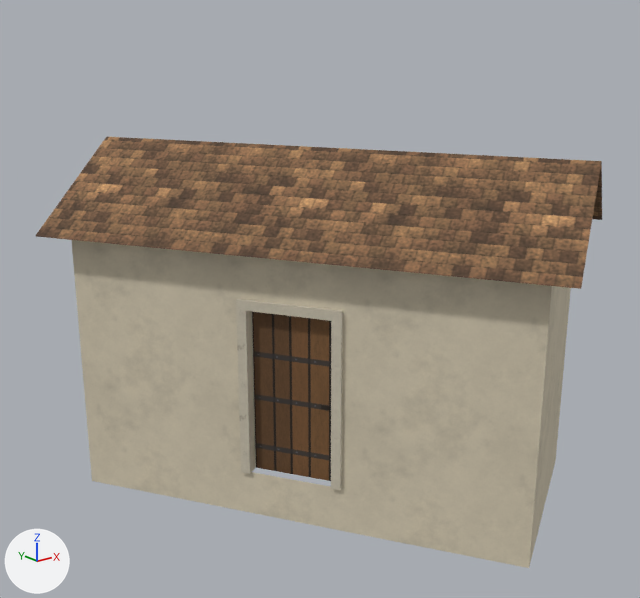
The glTF model world/bridgehollow__dyers_walk_local/export/models/buildings/bld_house_052.glb: old version first, new version second.
Rendered twice from a 50 mm lens placed at (-7.02, -8.57, 5.95), pointed at (-0.18, -0.02, 2.53). Every picture has the same lights, and +X, +Y and +Z are marked at lower left. The older version comes first. Vertices at exactly the same position are counted once.

The scene before the commit, as lines of its bpy script (objects in view):
```python
me_bld_house_052 = bpy.data.meshes.new('bld_house_052')
me_bld_house_052.from_pydata(...)  # 186 vertices, 242 faces; spans x -2.7..2.7, y -3.22..3.22, z 0.0..3.63
# faces by material slot: [4, 80, 158]
me_bld_house_052.materials.append(mat_mat_glass)  # pale blue #d5e7ee
me_bld_house_052.materials.append(mat_mat_plaster)
me_bld_house_052.materials.append(mat_mat_trim)
me_bld_house_052_door1 = bpy.data.meshes.new('bld_house_052_door1')
me_bld_house_052_door1.from_pydata(...)  # 16 vertices, 14 faces; spans x -0.02..0.55, y -0.89..0.01, z 0.0..2.09
me_bld_house_052_door1.materials.append(mat_mat_door_wood)
me_bld_house_052_roof = bpy.data.meshes.new('bld_house_052_roof')
me_bld_house_052_roof.from_pydata(...)  # 80 vertices, 84 faces; spans x -3.12..3.12, y -3.64..3.64, z 3.26..4.46
# faces by material slot: [8, 70, 2, 4]
me_bld_house_052_roof.materials.append(mat_mat_ceiling)  # pale yellow #e0d7c5
me_bld_house_052_roof.materials.append(mat_mat_joist)  # beige #a18a70
me_bld_house_052_roof.materials.append(mat_mat_plaster)
me_bld_house_052_roof.materials.append(mat_mat_shingle)
ob_bld_house_052 = bpy.data.objects.new('bld_house_052', me_bld_house_052)
ob_bld_house_052.location = (0.0, 0.0, 0.0)
ob_bld_house_052_door1 = bpy.data.objects.new('bld_house_052_door1', me_bld_house_052_door1)
ob_bld_house_052_door1.location = (-1.36, -0.22, 0.6)
ob_bld_house_052_roof = bpy.data.objects.new('bld_house_052_roof', me_bld_house_052_roof)
ob_bld_house_052_roof.location = (0.0, 0.0, 0.0)
```
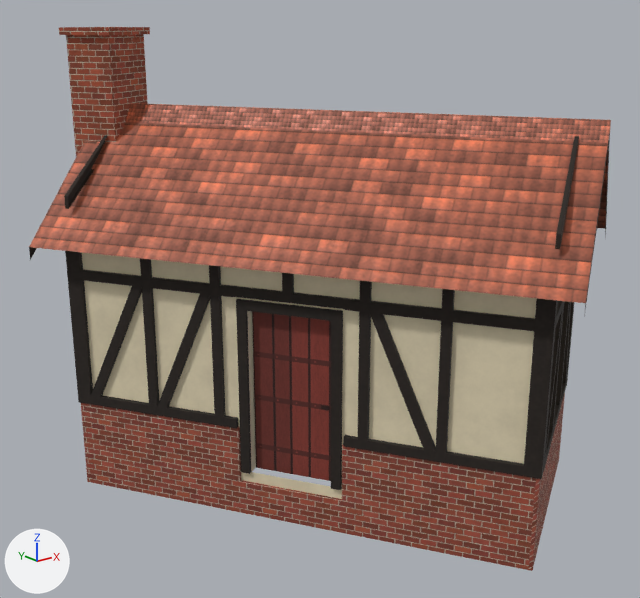
Boxes [x1, y1, x2, y2] around the edits, measured in the pictures (640 x 598 px):
'bld_house_052', reshaped
    before: [71, 240, 571, 568]
    after: [65, 251, 574, 571]
'bld_house_052_roof', reshaped
    before: [36, 137, 602, 289]
    after: [29, 27, 611, 317]
part 1 of me_bld_house_052, added
    after: [65, 251, 574, 571]
part 2 of me_bld_house_052, recoloured
    before: [71, 240, 571, 568]
    after: [82, 253, 537, 499]
part 3 of me_bld_house_052, recoloured
    both: [236, 299, 343, 490]

The change, as a diff of the scene's bpy script:
```diff
--- a/world/bridgehollow__dyers_walk_local/export/models/buildings/bld_house_052.glb.py
+++ b/world/bridgehollow__dyers_walk_local/export/models/buildings/bld_house_052.glb.py
@@ mat_mat_s_plaster_e6d9b8 @@
+mat_mat_s_plaster_e6d9b8 = bpy.data.materials.new('mat_s_plaster_e6d9b8')
+# uses the picture img_mat_s_plaster_e6d9b8
+# uses the picture img_mat_s_plaster_e6d9b8_n
@@ mat_mat_s_beam_231b15 @@
+mat_mat_s_beam_231b15 = bpy.data.materials.new('mat_s_beam_231b15')
+# uses the picture img_mat_s_beam_231b15
+# uses the picture img_mat_s_beam_231b15_n
@@ mat_mat_s_brick_92462f @@
+mat_mat_s_brick_92462f = bpy.data.materials.new('mat_s_brick_92462f')
+# uses the picture img_mat_s_brick_92462f
+# uses the picture img_mat_s_brick_92462f_n
@@ mat_mat_s_tint_red_tile_9c5238 @@
+mat_mat_s_tint_red_tile_9c5238 = bpy.data.materials.new('mat_s_tint_red_tile_9c5238')
+# uses the picture img_mat_s_tint_red_tile_9c5238
+# uses the picture img_mat_s_tint_red_tile_9c5238_mr
+# uses the picture img_mat_s_tint_red_tile_9c5238_n
@@ mat_mat_s_brick_8d4332 @@
+mat_mat_s_brick_8d4332 = bpy.data.materials.new('mat_s_brick_8d4332')
+# uses the picture img_mat_s_brick_8d4332
+# uses the picture img_mat_s_brick_8d4332_n
@@ me_bld_house_052 @@
-me_bld_house_052.from_pydata(...)  # 186 vertices, 242 faces; spans x -2.7..2.7, y -3.22..3.22, z 0.0..3.63
+me_bld_house_052.from_pydata(...)  # 734 vertices, 884 faces; spans x -2.78..2.78, y -3.3..3.3, z 0.0..3.63
+# me_bld_house_052 part 1: 516 vertices added at x -2.78..2.78, y -3.3..3.3, z 0.0..3.63
+# me_bld_house_052 part 2: 22 faces spanning x -2.7..2.7, y -3.22..3.22, z 0.0..3.63 switch from mat_mat_plaster to mat_mat_s_plaster_e6d9b8
+# me_bld_house_052 part 3: 83 faces spanning x -1.57..2.2, y -1.3..2.31, z 0.58..2.83 switch from mat_mat_trim to mat_mat_s_beam_231b15
+# other edits to the shape of me_bld_house_052 do not show in these pictures
 me_bld_house_052.materials.append(mat_mat_glass)
+me_bld_house_052.materials.append(mat_mat_s_brick_8d4332)
@@ me_bld_house_052_roof @@
-me_bld_house_052_roof.from_pydata(...)  # 80 vertices, 84 faces; spans x -3.12..3.12, y -3.64..3.64, z 3.26..4.46
+me_bld_house_052_roof.from_pydata(...)  # 178 vertices, 208 faces; spans x -3.19..3.19, y -3.71..3.71, z 0.0..5.88
+# me_bld_house_052_roof part 4
+# 7 vertices are removed from x -1.67..3.12, y -3.64..3.64, z 3.44..4.46
+# 6 faces are deleted
+# 1 vertex moves from x -3.12, y 1.89, z 3.44 to x -3.19, y 1.91, z 3.32
+# 79 vertices are added at x -3.19..3.19, y -3.71..3.71, z 0.0..5.88
+# 16 new vertices lie (0.03, -0.05, 0.0) away from vertices in x -2.6..2.57, y -3.14..3.19, z 3.63..4.31
+# 10 new vertices lie (0.0, 0.0, 0.16) away from vertices in x -2.72..2.72, y -3.26..3.26, z 3.75..4.65
+# 96 new faces join them, mat_mat_s_beam_231b15
+# 22 new faces join them, mat_mat_s_brick_92462f
+# 2 new faces join them, mat_mat_s_plaster_e6d9b8
+# 10 new faces join them, mat_mat_s_tint_red_tile_9c5238
 me_bld_house_052_roof.materials.append(mat_mat_ceiling)
 me_bld_house_052_roof.materials.append(mat_mat_joist)
-me_bld_house_052_roof.materials.append(mat_mat_plaster)
-me_bld_house_052_roof.materials.append(mat_mat_shingle)
+me_bld_house_052_roof.materials.append(mat_mat_s_beam_231b15)
+me_bld_house_052_roof.materials.append(mat_mat_s_brick_92462f)
+me_bld_house_052_roof.materials.append(mat_mat_s_plaster_e6d9b8)
+me_bld_house_052_roof.materials.append(mat_mat_s_tint_red_tile_9c5238)
```
